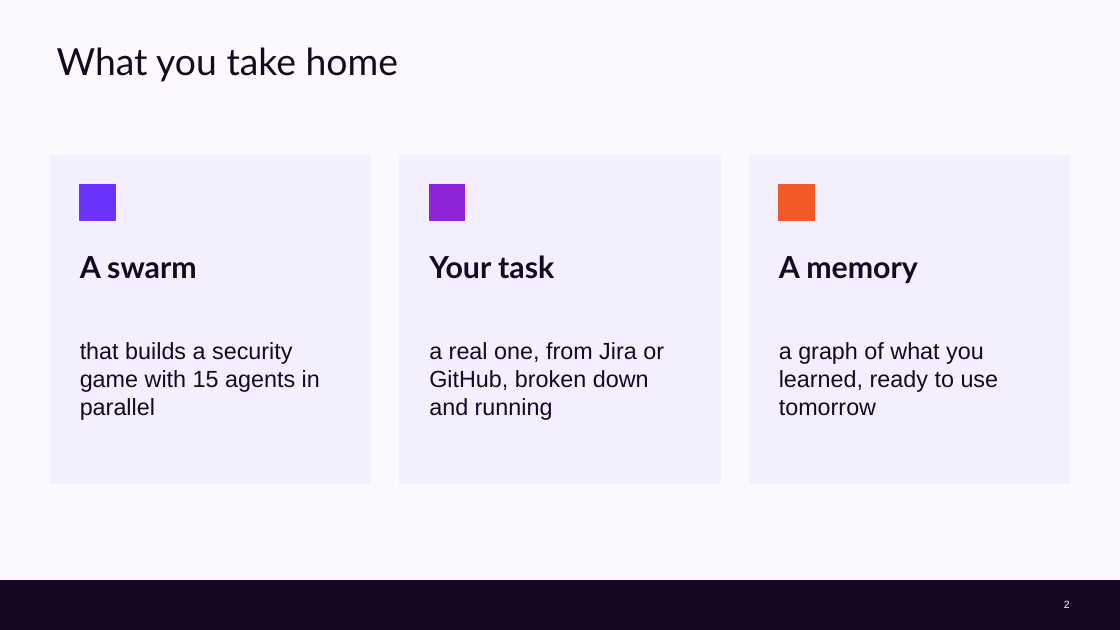
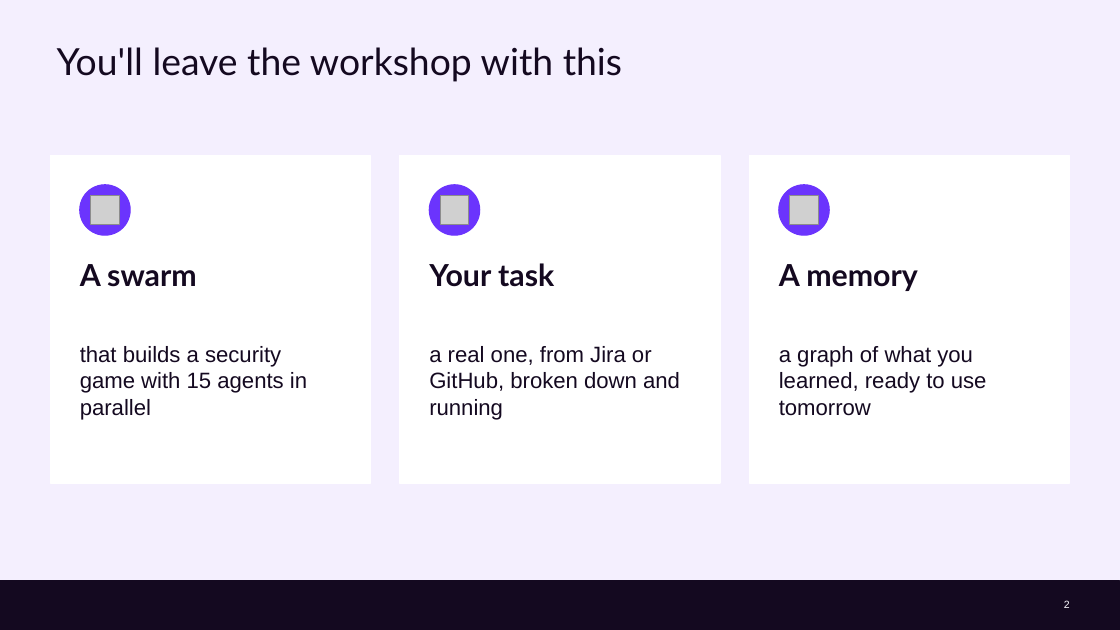
Before and after one commit to cx-guilherme-pinto/workshop-claude, a slide deck: slide 2 of slides/workshop.en.pptx. Drawn at 1120x630 pixels with LibreOffice and Linux fonts; fonts in the diff are those of the drawing; grey boxes stand for pictures; background and template pictures are left out. Boxes give left, top, right and bottom in pixels: in the first picture for what was removed or moved away, otherwise in the second. Text is boxed around its words. In the diff, an @@ line names an element or a change of style, - is before the commit and + after.

```diff
--- a/slides/workshop.en.pptx
+++ b/slides/workshop.en.pptx
@@ background #FCF9FE to #F4EFFE @@
@@ title at box(57, 47, 622, 82): text changed @@
-What you take home
+You'll leave the workshop with this
@@ fill #F4EFFE to #FFFFFF; outline #F4EFFE 1 pt to #FFFFFF 1 pt in 3 elements at box(50, 155, 371, 483), box(400, 155, 720, 483), box(749, 155, 1070, 483) @@
@@ ellipse: place and size @@
-ellipse at box(80, 185, 115, 220)
+ellipse at box(80, 185, 130, 235)
@@ ellipse at box(80, 185, 130, 235): rectangle to ellipse @@
@@ picture added at box(91, 196, 119, 224) @@
@@ rectangle removed at box(429, 185, 465, 220) @@
@@ ellipse added at box(429, 185, 480, 235), fill #6B34FD, outline #6B34FD 1 pt @@
@@ picture added at box(440, 196, 469, 224) @@
@@ rectangle removed at box(779, 185, 814, 220) @@
@@ ellipse added at box(779, 185, 829, 235), fill #6B34FD, outline #6B34FD 1 pt @@
@@ picture added at box(790, 196, 818, 224) @@
@@ text "A swarm": place and size @@
-text "A swarm" at box(80, 256, 197, 279)
+text "A swarm" at box(80, 264, 197, 287)
@@ text "Your task": place and size @@
-text "Your task" at box(429, 255, 554, 279)
+text "Your task" at box(429, 263, 554, 287)
@@ text "A memory": place and size @@
-text "A memory" at box(779, 256, 918, 283)
+text "A memory" at box(779, 264, 918, 291)
@@ size 20 to 19 pt in 3 elements at box(80, 346, 307, 420), box(779, 346, 987, 416), box(429, 346, 680, 420) @@
```
Also in this commit, not shown: 41 other slides changed, 1 slide added, 16 other files.
